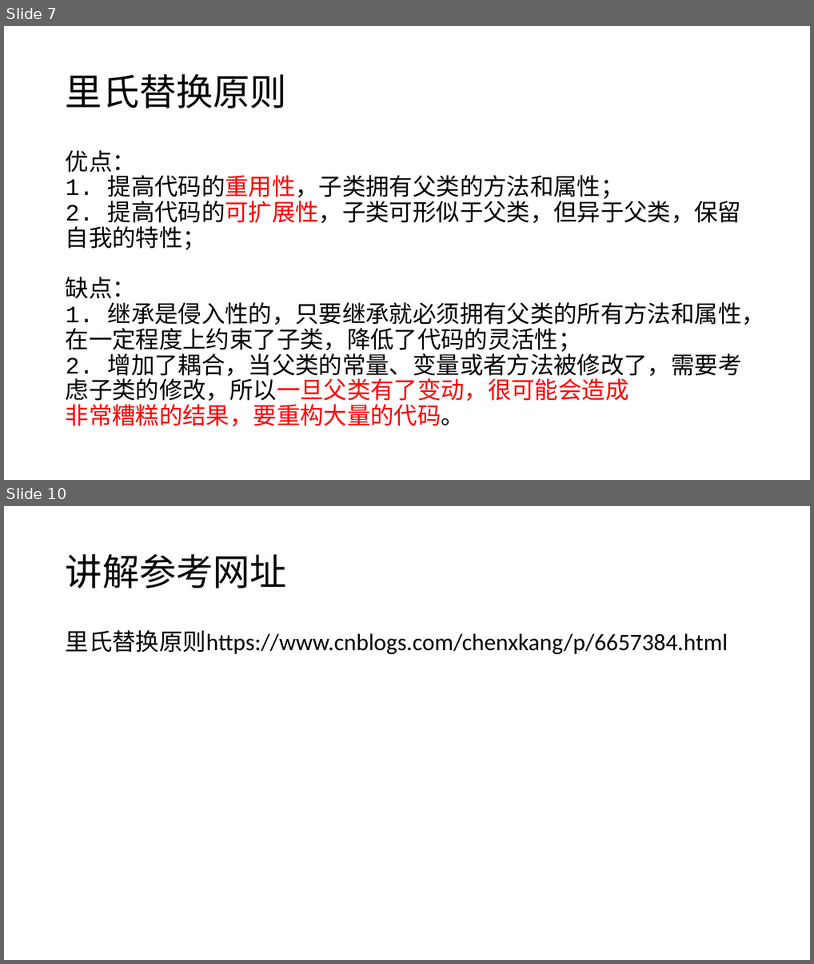
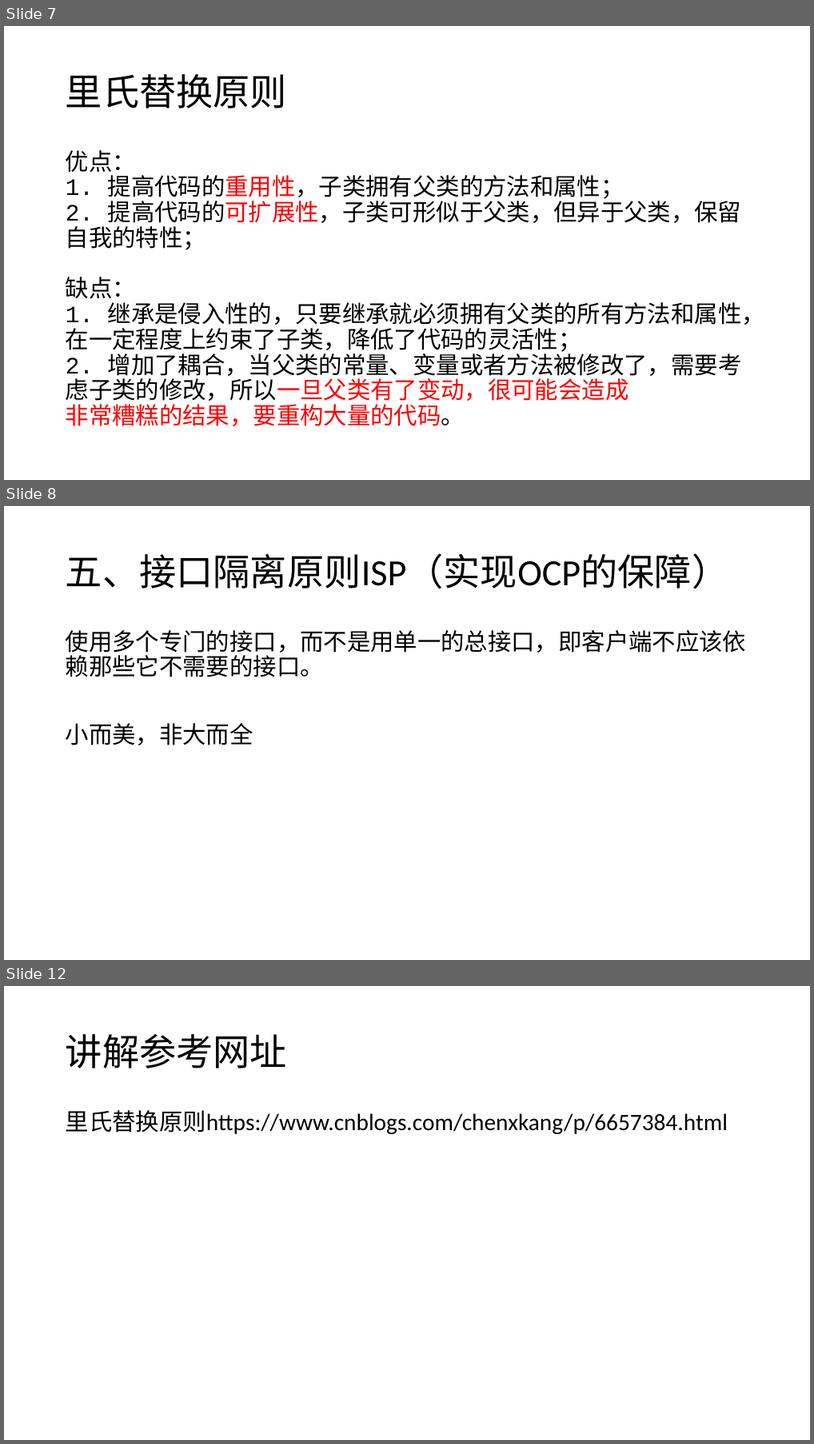
Before and after one commit to tdxhhw66/JavaCodeAcc, a slide deck: 设计模式2.pptx. Shown one above the other, each under a label of ours: slides 7 and 10 before the commit, slides 7, 8 and 12 after it; the slides between them are not shown. The pictures are 814x964 and 814x1444 pixels, drawn with LibreOffice and Linux fonts; fonts in the diff are those of the drawing. Boxes give left, top, right and bottom in pixels: in the first picture for what was removed or moved away, otherwise in the second. Text is boxed around its words. In the diff, an @@ line names an element or a change of style, - is before the commit and + after.

```diff
--- a/设计模式2.pptx
+++ b/设计模式2.pptx
@@ slide 8 added at bbox=[4, 506, 810, 960], background #C7EDCC @@
@@ title added at bbox=[66, 553, 729, 589], 44 pt, text #000000 @@
+五、接口隔离原则ISP（实现OCP的保障）
@@ text added at bbox=[66, 630, 746, 745], 28 pt, text #000000 @@
+使用多个专门的接口，而不是用单一的总接口，即客户端不应该依赖那些它不需要的接口。
+小而美，非大而全
@@ what was slide 10 is now slide 12 @@
```
Also in this commit, not shown: 6 slides changed, 1 other slide added, 14 other files.
